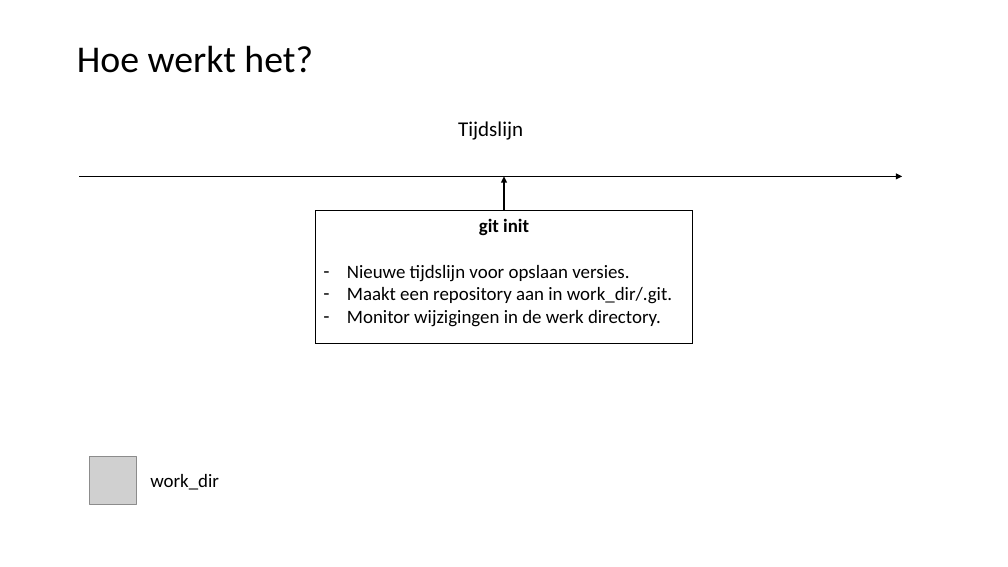
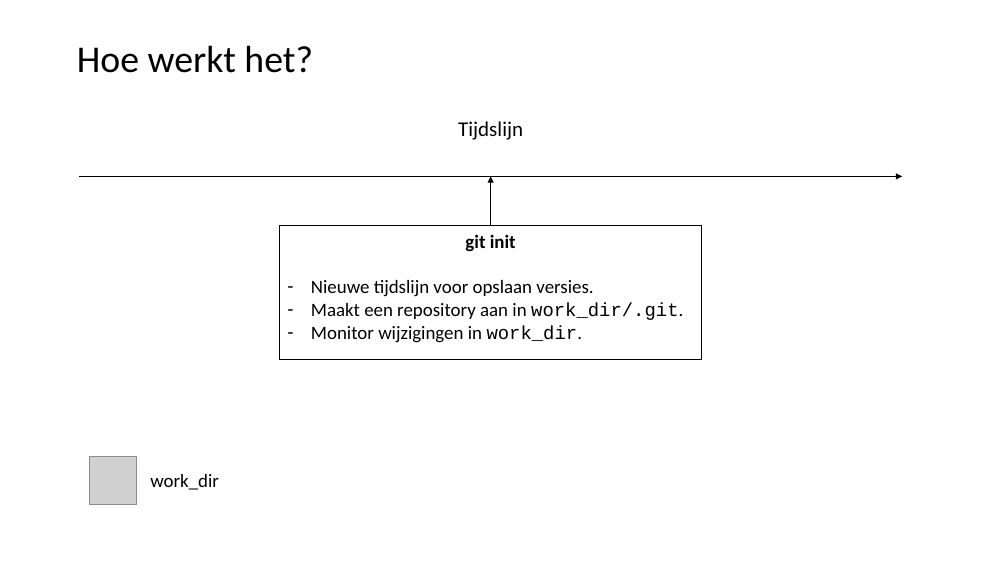
Before and after one commit to LFKoning/knowledge-sharing, a slide deck: slide 5 of git/1_basics/git_basic.pptx. Drawn at 1008x567 pixels with LibreOffice and Linux fonts; fonts in the diff are those of the drawing; grey boxes stand for pictures. Boxes give left, top, right and bottom in pixels: in the first picture for what was removed or moved away, otherwise in the second. Text is boxed around its words. In the diff, an @@ line names an element or a change of style, - is before the commit and + after.

```diff
--- a/git/1_basics/git_basic.pptx
+++ b/git/1_basics/git_basic.pptx
@@ arrow moved from (504, 210) - (504, 176) to (491, 226) - (491, 176) @@
@@ rectangle "git init": place and size @@
-rectangle "git init" at <box>316,210,693,344</box>
+rectangle "git init" at <box>280,226,702,360</box>
@@ text in rectangle at <box>311,325,582,343</box>: text changed @@
-– Monitor wijzigingen in de werk directory.
+– Monitor wijzigingen in work_dir.
@@ text in rectangle at <box>311,303,683,320</box>: font Calibri to Courier New in "work_dir/.git." @@
```
Also in this commit, not shown: 5 other slides changed, 2 slides added, 2 other files.
